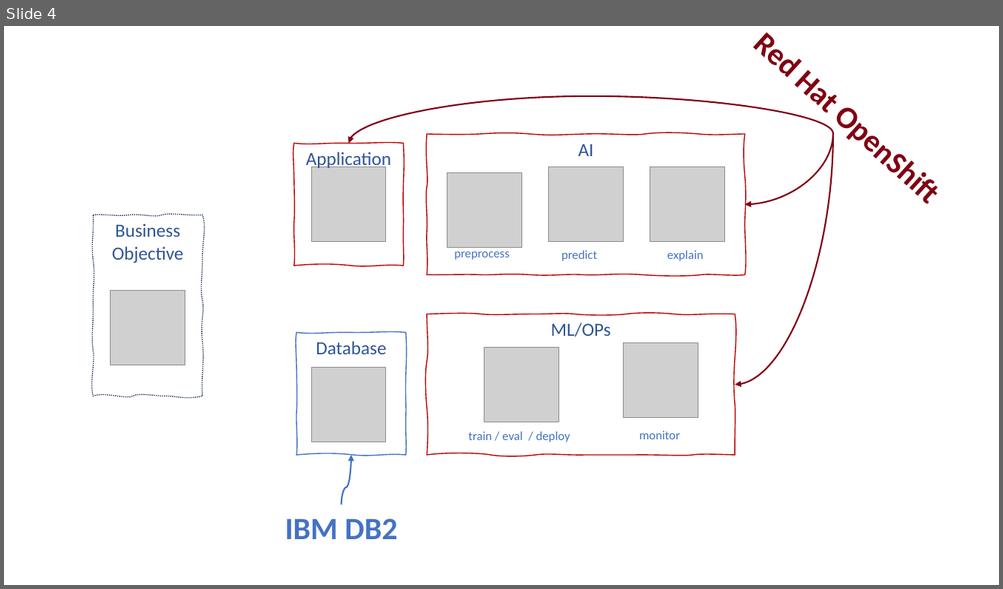
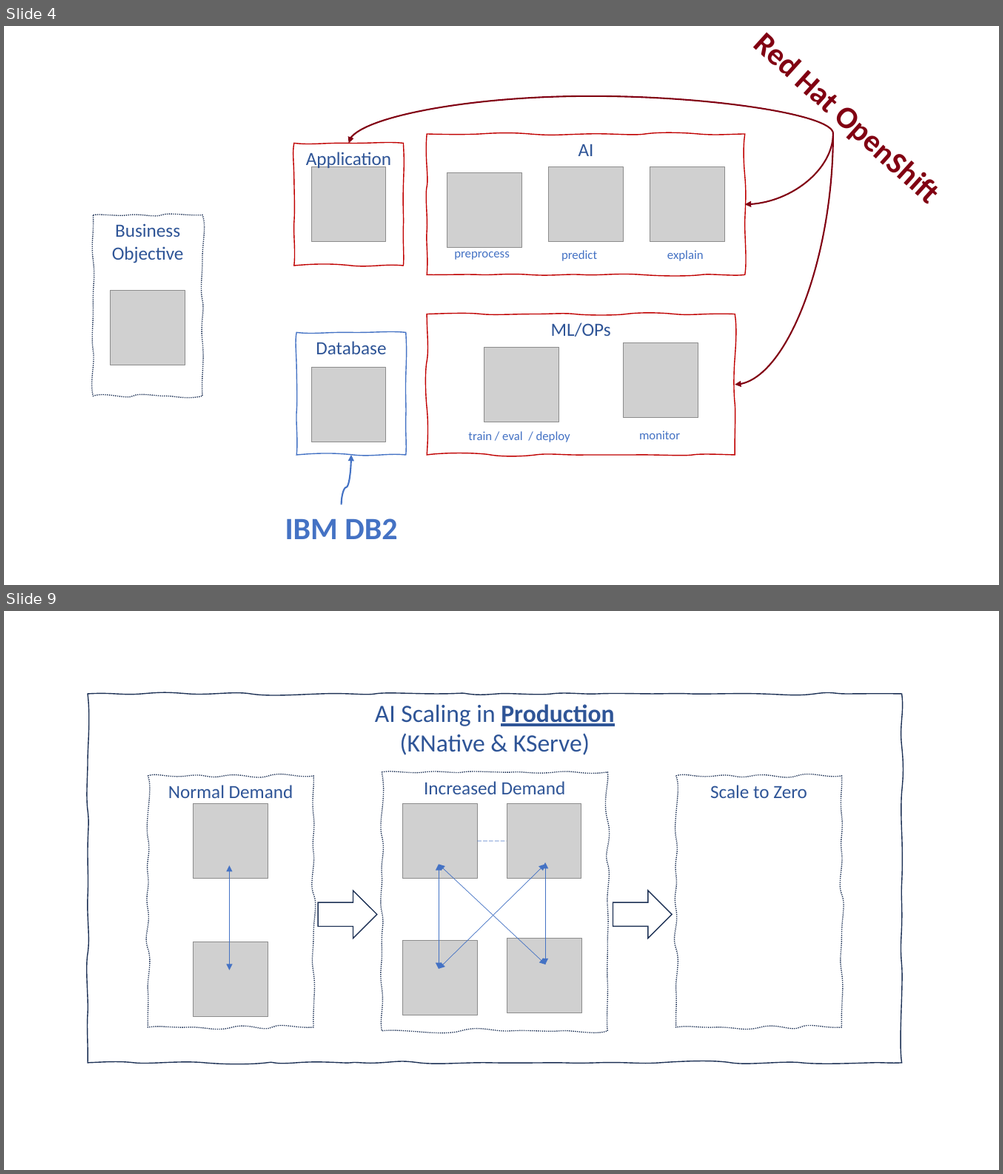
Before and after one commit to ntl-ibm/kubeflow-ppc64le-examples, a slide deck: explain/container_image/application/static/AI.pptx. Shown one above the other, each under a label of ours: slide 4 before the commit, slides 4 and 9 after it; the slides between them are not shown. The pictures are 1003x589 and 1003x1174 pixels, drawn with LibreOffice and Linux fonts; fonts in the diff are those of the drawing; grey boxes stand for pictures. Boxes give left, top, right and bottom in pixels: in the first picture for what was removed or moved away, otherwise in the second. Text is boxed around its words. In the diff, an @@ line names an element or a change of style, - is before the commit and + after.

```diff
--- a/explain/container_image/application/static/AI.pptx
+++ b/explain/container_image/application/static/AI.pptx
@@ slide 9 added at (x1=4, y1=611, x2=999, y2=1170), background #FFFFFF @@
@@ freeform shape added at (x1=88, y1=694, x2=902, y2=1063), outline #1E3256 1 pt, 24 pt, text #2F5597 @@
+AI Scaling in Production
+(KNative & KServe)
@@ freeform shape added at (x1=148, y1=776, x2=313, y2=1028), outline #1E3256 1 pt dashed, 18 pt, text #2F5597 @@
+Normal Demand
@@ freeform shape added at (x1=381, y1=772, x2=608, y2=1031), outline #1E3256 1 pt dashed, 18 pt, text #2F5597 @@
+Increased Demand
@@ freeform shape added at (x1=676, y1=776, x2=842, y2=1028), outline #1E3256 1 pt dashed, 18 pt, text #2F5597 @@
+Scale to Zero
@@ picture added at (x1=193, y1=803, x2=268, y2=878) @@
@@ picture added at (x1=402, y1=804, x2=477, y2=879) @@
@@ picture added at (x1=507, y1=803, x2=581, y2=878) @@
@@ line added from (477, 842) to (507, 841), #4472C4 0.5 pt dashed @@
@@ double arrow added from (229, 866) to (229, 971), #4472C4 0.5 pt @@
@@ double arrow added from (438, 865) to (438, 969), #4472C4 0.5 pt @@
@@ double arrow added from (545, 865) to (438, 969), #4472C4 0.5 pt @@
@@ double arrow added from (438, 865) to (546, 965), #4472C4 0.5 pt @@
@@ double arrow added from (545, 863) to (545, 965), #4472C4 0.5 pt @@
@@ right arrow added at (x1=318, y1=891, x2=377, y2=939), outline #1E3256 1 pt @@
@@ right arrow added at (x1=613, y1=891, x2=671, y2=939), outline #1E3256 1 pt @@
@@ picture added at (x1=193, y1=943, x2=268, y2=1017) @@
@@ picture added at (x1=402, y1=941, x2=477, y2=1015) @@
@@ picture added at (x1=507, y1=939, x2=581, y2=1013) @@
```
Also in this commit, not shown: 1 slide changed, 2 other slides added, 14 other files.
